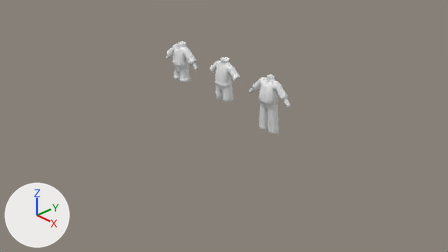
A saved change to the Blender file Data/Shaina/Blender/Clothes/AllOutfits.blend.
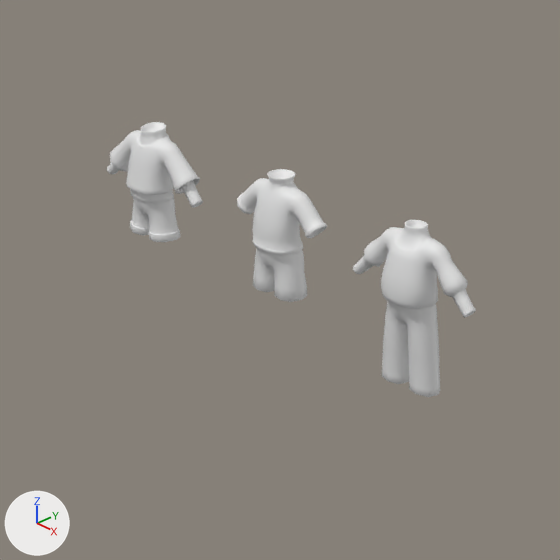
Each version is shown from the file's camera 'Camera', then close up on the part from 29% to 71% of the width and 0% to 75% of the height. The axes (+X, +Y, +Z) are drawn at lower left. The lights are the same throughout.

The first close-up shows 'Pants_01', 'Pants_02', 'Pants_03', 'Shirt_01', 'Shirt_02', 'Shirt_03'.
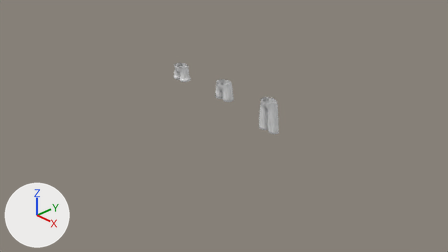
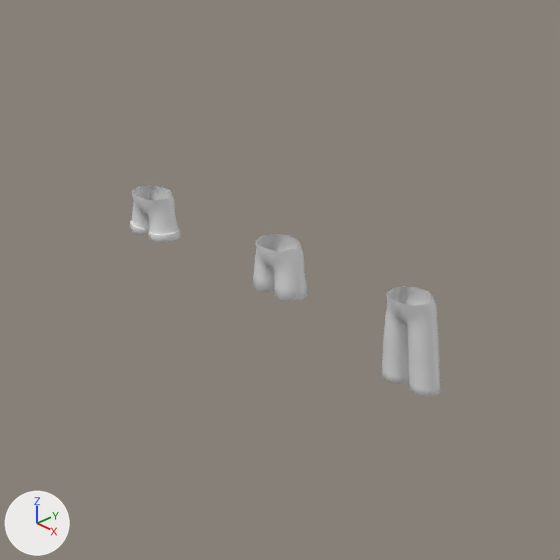
Location of each change, [x1, y1, x2, y2] in pixels of the close-ups (560 x 560 px):
```json
{"object": "Shirt_02", "change": "hidden", "before": [353, 220, 476, 318]}
{"object": "Shirt_01", "change": "hidden", "before": [107, 122, 203, 208]}
{"object": "Shirt_03", "change": "hidden", "before": [237, 169, 327, 256]}
```

Scene script edits in JSON lines:
```json
{"op": "add", "block": "ob_shirt_03", "code": "ob_shirt_03.hide_set(True)"}
{"op": "add", "block": "ob_shirt_02", "code": "ob_shirt_02.hide_set(True)"}
{"op": "add", "block": "ob_shirt_01", "code": "ob_shirt_01.hide_set(True)"}
```
